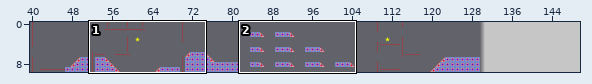
Tiled map, stored at games/BeerFlight/data/levels/example/level.tmx. Above, an overview of the earlier version with the close-up marked.
Close-up. Old version:
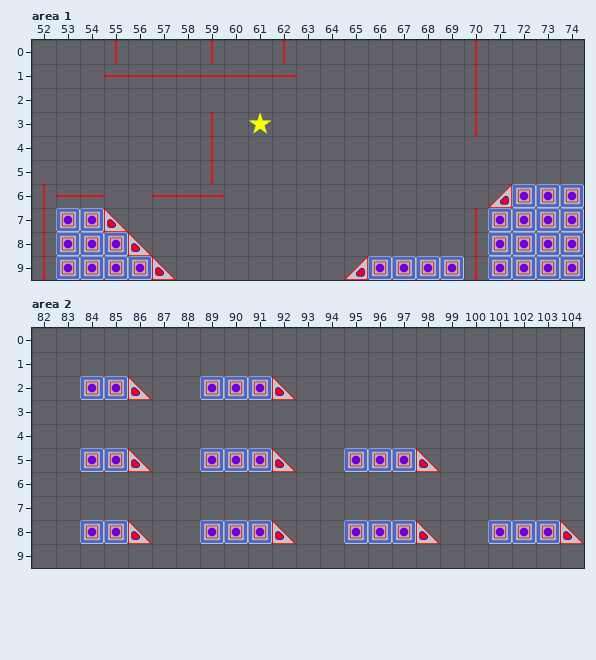
Cells are 500x500 px. Shown: area 1 x 52..74, y 0..9; area 2 x 82..104, y 0..9. The commit also changed other parts of the map, which this record leaves out. Tiles whose own drawing changed are shown in their newer look in all pictures.
New version:
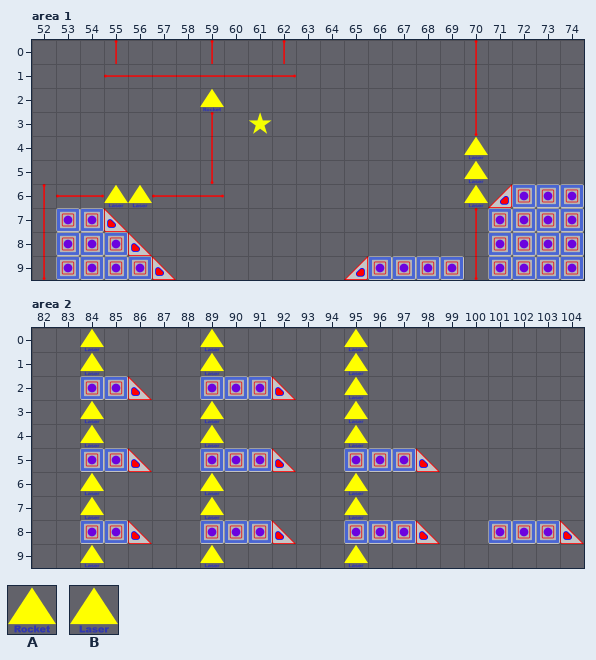
Key: from "BeerFlight tileset": A 6, B 7.
_ is an empty cell.
Change:
Layer "Triggers", area 1:
y 2: x 59 _ -> A
y 4..5: x 70 _ -> B
y 6: x 55..56 __ -> BB; x 70 _ -> B
Layer "Triggers", area 2:
y 0..1: x 84 _ -> B; x 89 _ -> B; x 95 _ -> B
y 2: x 95 _ -> B
y 3..4: x 84 _ -> B; x 89 _ -> B; x 95 _ -> B
y 6..7: x 84 _ -> B; x 89 _ -> B; x 95 _ -> B
y 9: x 84 _ -> B; x 89 _ -> B; x 95 _ -> B
